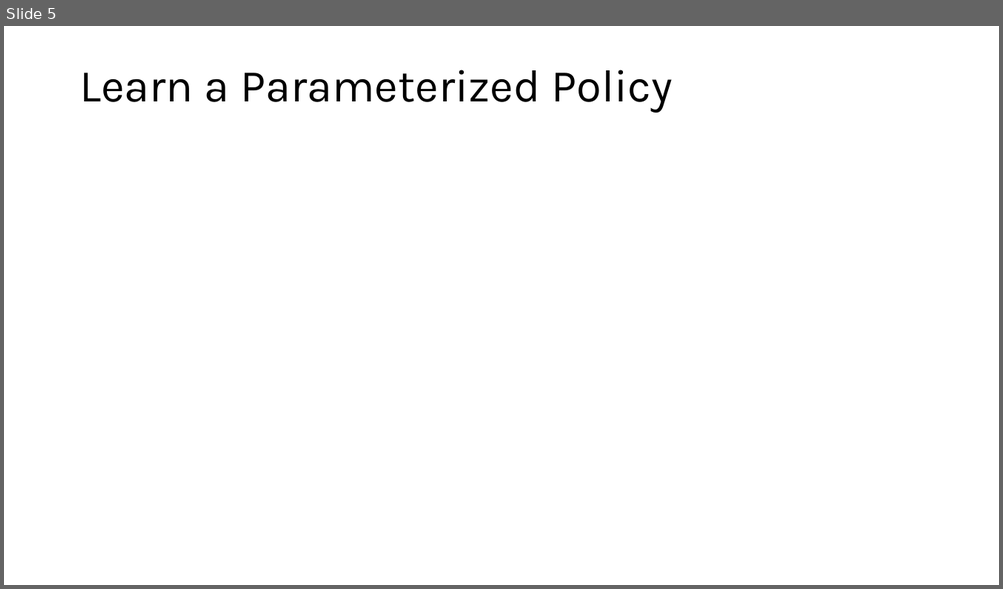
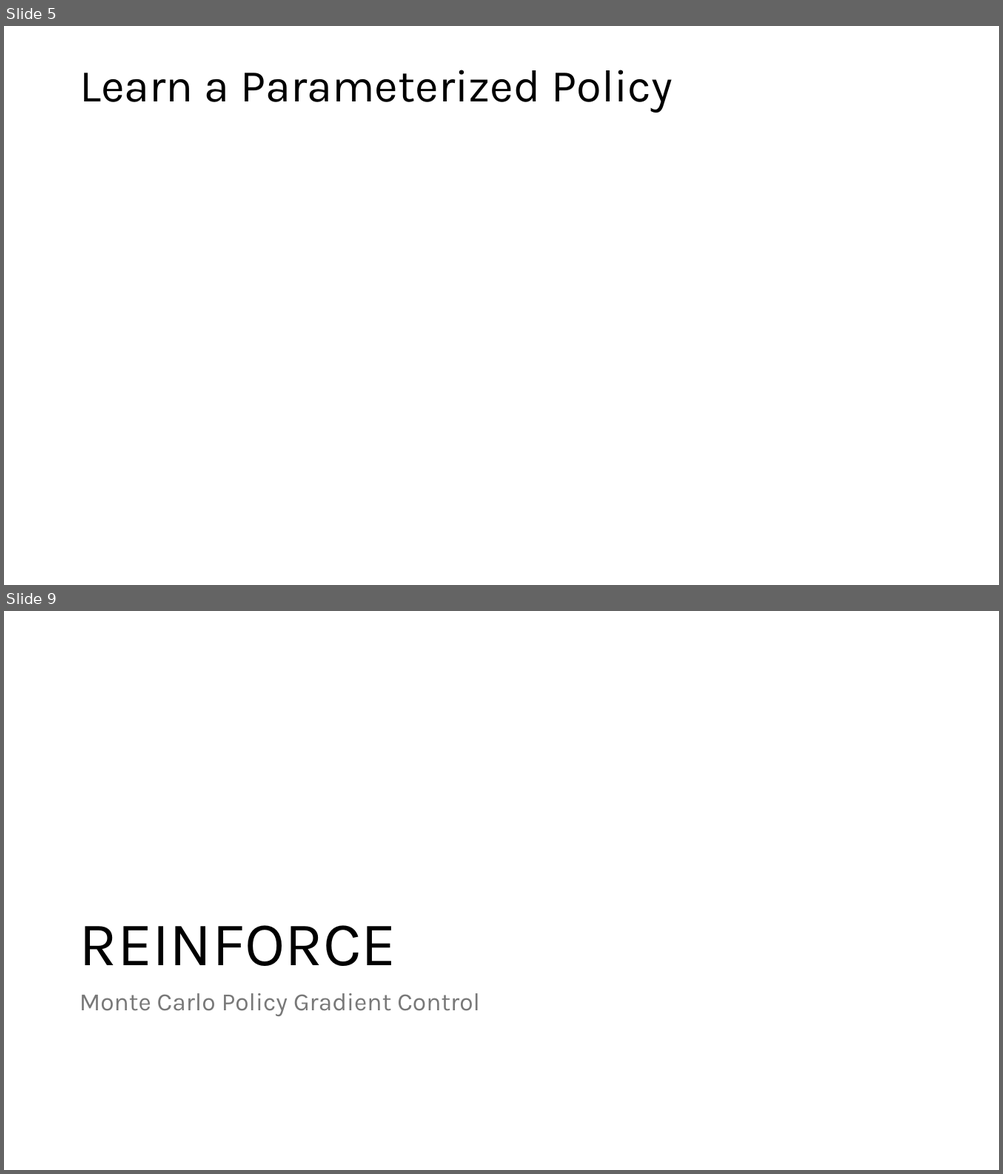
Before and after one commit to mhahsler/Introduction_to_Reinforcement_Learning, a slide deck: slides/Lecture_Chapter13.pptx. Shown one above the other, each under a label of ours: slide 5 before the commit, slides 5 and 9 after it; the slides between them are not shown. The pictures are 1003x589 and 1003x1174 pixels, drawn with LibreOffice and Linux fonts; fonts in the diff are those of the drawing; grey boxes stand for pictures. Boxes give left, top, right and bottom in pixels: in the first picture for what was removed or moved away, otherwise in the second. Text is boxed around its words. In the diff, an @@ line names an element or a change of style, - is before the commit and + after.

```diff
--- a/slides/Lecture_Chapter13.pptx
+++ b/slides/Lecture_Chapter13.pptx
@@ slide 9 added at [4,611,999,1170], background #FFFFFF @@
@@ title added at [79,925,396,966], 60 pt, text #000000 @@
+REINFORCE
@@ text added at [79,994,480,1017], 24 pt, text #797979 @@
+Monte Carlo Policy Gradient Control
```
Also in this commit, not shown: 9 slides changed, 2 other slides added, 1 slide removed, 3 other files.
